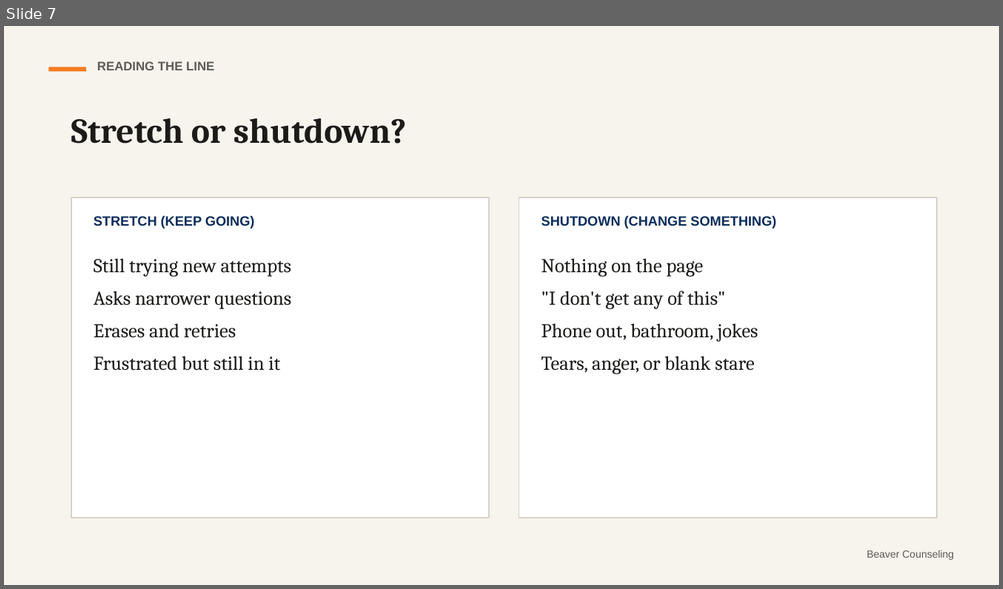
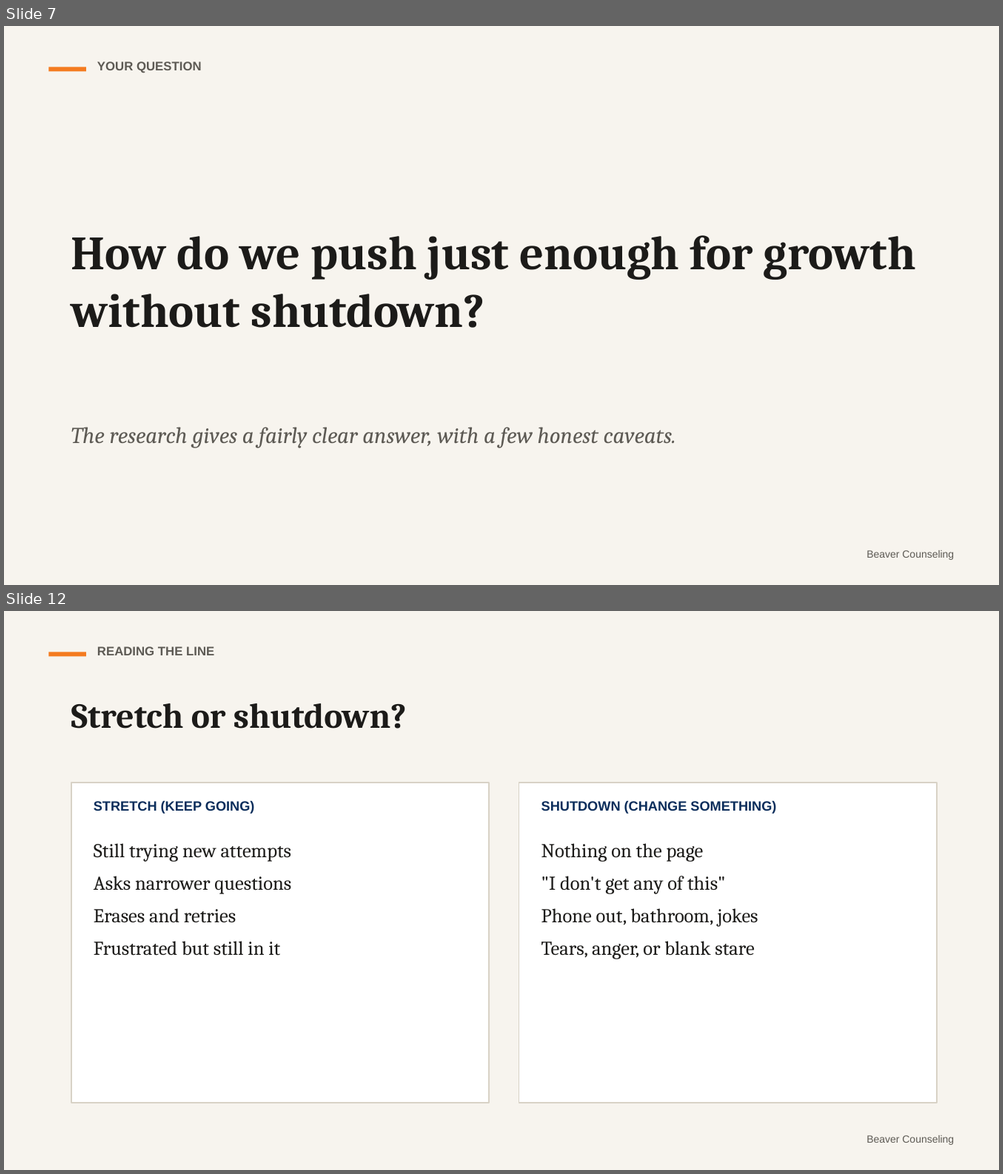
Before and after one commit to rmwtoolkit/bcds-toolkit, a slide deck: decks/stretch-not-strain-lesson-v2.pptx. Shown one above the other, each under a label of ours: slide 7 before the commit, slides 7 and 12 after it; the slides between them are not shown. The pictures are 1003x589 and 1003x1174 pixels, drawn with LibreOffice and Linux fonts; fonts in the diff are those of the drawing. Boxes give left, top, right and bottom in pixels: in the first picture for what was removed or moved away, otherwise in the second. Text is boxed around its words. In the diff, an @@ line names an element or a change of style, - is before the commit and + after.

```diff
--- a/decks/stretch-not-strain-lesson-v2.pptx
+++ b/decks/stretch-not-strain-lesson-v2.pptx
@@ slide 7 added at [4, 26, 999, 585], background #F7F4EE @@
@@ rectangle added at [48, 67, 86, 72], fill #F47B20 @@
@@ text added at [97, 62, 202, 73], 12 pt, text #5D5A54, bold @@
+YOUR QUESTION
@@ text added at [71, 235, 916, 328], 46 pt, text #1C1B19, bold @@
+How do we push just enough for growth without shutdown?
@@ text added at [71, 427, 676, 449], 22 pt, text #5D5A54, italic @@
+The research gives a fairly clear answer, with a few honest caveats.
@@ text added at [866, 551, 953, 560], 10 pt, text #5D5A54 @@
+Beaver Counseling
@@ what was slide 7 is now slide 12 @@
```
Also in this commit, not shown: 9 slides changed, 7 other slides added, 2 slides removed, 20 other files.
